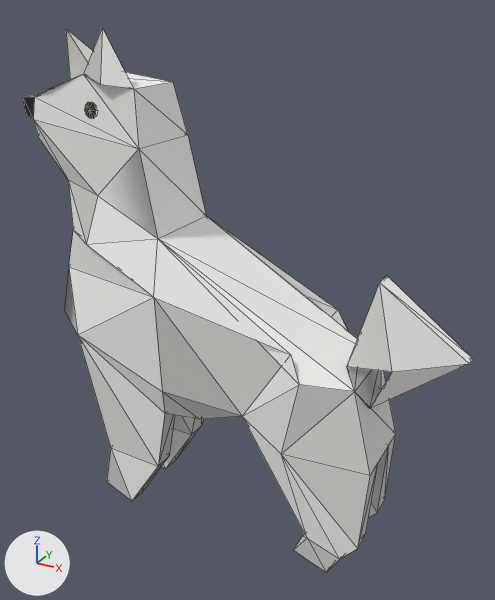
Two versions of the glTF model models/custom/anjing.glb, one commit apart.
Both versions are drawn from a 50 mm camera at (0.1639, -0.2459, 0.2438) aimed at (0.0258, 0.0052, 0.1183). The lights are fixed; the arrows at lower left show +X, +Y and +Z. The first picture is the older version. Mesh edges are drawn as thin lines. Where no turn or scale is listed for an object, it has been applied to the vertices. Vertices at exactly the same position are counted once.

The first picture shows 'anjing'.
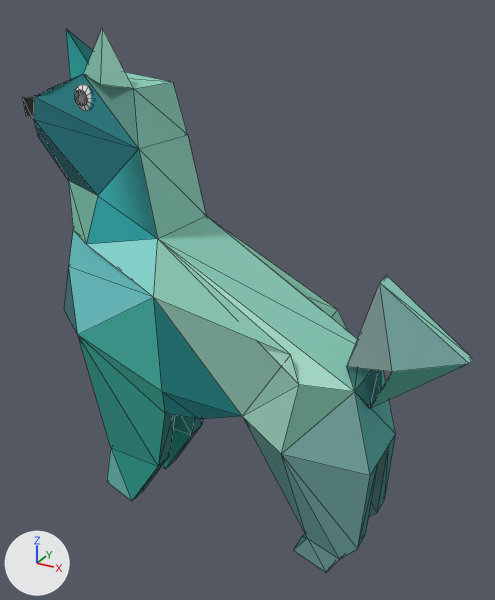
The newer file is also turned or shifted as a whole; pictures and numbers use the older file's frame.

Where the change shows, as pixel boxes (x1, y1, x2, y2) in the pictures (495 x 600 px):
part 1 of me_anjing, added
    after: (75, 90, 87, 106)
part 2 of me_anjing, added
    after: (75, 84, 91, 111)
part 3 of me_anjing, deleted
    before: (85, 102, 96, 118)
part 4 of me_anjing, recoloured
    both: (33, 29, 468, 572)
part 5 of me_anjing, recoloured (darker)
    both: (34, 75, 396, 548)
part 6 of me_anjing, recoloured (darker)
    both: (28, 28, 472, 559)

Edits to the bpy script that builds the scene:
```text
Add mat_paper_toska:
    mat_paper_toska = bpy.data.materials.new('paper_toska')
    mat_paper_toska.use_nodes = True; mat_paper_toska.node_tree.nodes.clear()
    _N = mat_paper_toska.node_tree.nodes; _L = mat_paper_toska.node_tree.links
    n0 = _N.new('ShaderNodeBsdfPrincipled'); n0.name = 'Principled BSDF'
    n0.inputs[2].default_value = 0.95  # 'Roughness'
    n1 = _N.new('ShaderNodeOutputMaterial'); n1.name = 'Material Output'
    n2 = _N.new('ShaderNodeVertexColor'); n2.name = 'Color Attribute'
    _L.new(n0.outputs[0], n1.inputs[0])  # 'BSDF' to 'Surface'
    _L.new(n2.outputs[0], n0.inputs[0])  # 'Color' to 'Base Color'
Change me_anjing:
    used by ob_anjing; location = (0.0179, 0.0, 0.1166)
    remove me_anjing.from_pydata(...)  # 160 vertices, 246 faces; spans x -0.109..0.109, y -0.028..0.028, z -0.117..0.117
    remove me_anjing.materials.append(mat_paper_black)  # black #1a1b1e
    remove me_anjing.materials.append(mat_paper_eye_glint)  # white #f6f4ee
    add me_anjing.from_pydata(...)  # 194 vertices, 278 faces; spans x -0.109..0.109, y -0.028..0.028, z -0.117..0.117
    me_anjing part 1: a new loose piece of 13 vertices spanning x -0.067..-0.061, y -0.014..-0.013, z 0.085..0.092, in mat_paper_toska
    me_anjing part 2: a new loose piece of 13 vertices spanning x -0.069..-0.057, y -0.013..-0.011, z 0.083..0.094, in mat_paper_toska
    me_anjing part 3: the loose piece of 11 vertices spanning x -0.063..-0.055, y -0.014..-0.012, z 0.08..0.087 is deleted
    me_anjing part 4: 96 faces spanning x -0.108..0.109, y -0.028..0.028, z -0.117..0.117 switch from mat_paper_grey (light grey #cdccc8) to mat_paper_toska
    me_anjing part 5: 26 faces spanning x -0.103..0.081, y -0.028..0.028, z -0.094..0.098 switch from mat_paper_grey_light (light grey #e4e3df) to mat_paper_toska
    me_anjing part 6: 78 faces spanning x -0.109..0.109, y -0.028..0.028, z -0.117..0.117 switch from mat_paper_white (white #f7f6f3) to mat_paper_toska
    other edits to the shape of me_anjing do not show in these pictures
```
